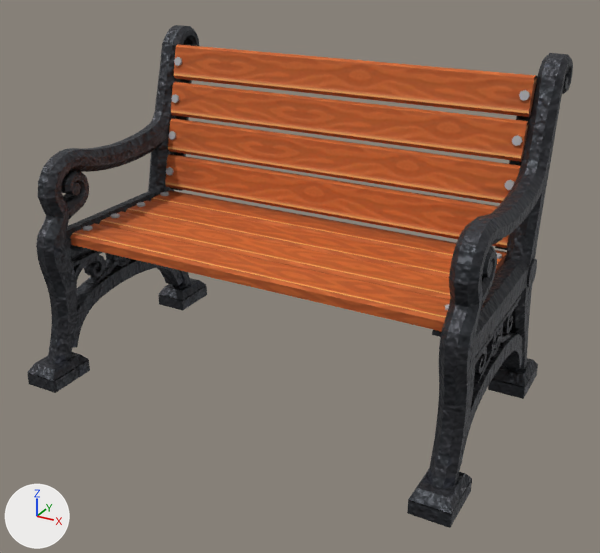
The glTF model lab/park-bench/models/houdini_park_bench.glb: old version first, new version second.
The view is the same before and after, from a camera (50 mm lens) standing at (1.193, -2.1, 1.418) and looking at (0.058, -0.037, 0.386). Every picture has the same lights, and +X, +Y and +Z are marked at lower left. The first picture is the older version. Objects named as collision shapes, trigger or cutter boxes, shadow casters or lower levels of detail are left out. Vertices at exactly the same position are counted once.

In view in the first picture: 'LOD0'.
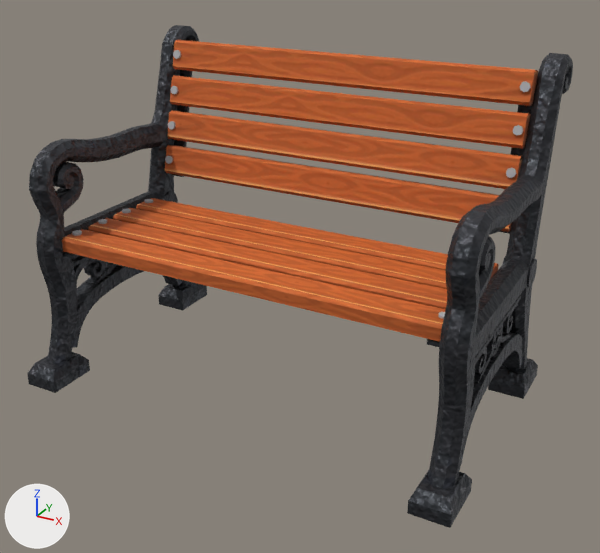
Changed parts and their boxes [x1, y1, x2, y2] in the pictures (600 x 553 px; the box of a moved part takes in the faces that stretch with it):
part 1 of me_lod0, rebuilt: before [70, 223, 450, 331]; after [62, 229, 446, 342]
part 2 of me_lod0, rebuilt (8% shorter): before [99, 212, 450, 300]; after [113, 208, 447, 289]
part 3 of me_lod0, rebuilt: before [126, 201, 452, 278]; after [136, 198, 499, 279]
part 4 of me_lod0, rebuilt (7% shorter): before [165, 154, 510, 248]; after [165, 145, 511, 232]
part 5 of me_lod0, rebuilt (7% shorter): before [168, 119, 521, 203]; after [167, 111, 523, 189]
part 6 of me_lod0, added: after [88, 218, 447, 309]
part 7 of me_lod0, added: after [173, 40, 538, 106]
part 8 of me_lod0, moved or reshaped: before [27, 40, 553, 515]; after [29, 69, 553, 379]
part 9 of me_lod0, surface changed: before [36, 51, 540, 349]; after [37, 75, 467, 336]
part 10 of me_lod0, recoloured: [69, 36, 543, 390] in both

The change, as a list of edits to the scene's bpy script:
```text
Change me_lod0:
    used by ob_lod0; location = (0.0, 0.0, 0.0)
    remove me_lod0.from_pydata(...)  # 3582 vertices, 7188 faces; spans x -0.722..0.722, y -0.462..0.462, z 0.0..1.046
    add me_lod0.from_pydata(...)  # 3454 vertices, 6924 faces; spans x -0.722..0.722, y -0.462..0.462, z 0.0..1.046
    me_lod0 part 1: the loose piece of 74 vertices spanning x -0.625..0.625, y -0.297..-0.175, z 0.451..0.494 is rebuilt with 74 vertices and now spans x -0.625..0.625, y -0.335..-0.235, z 0.442..0.494
    me_lod0 part 2: the loose piece of 74 vertices spanning x -0.625..0.625, y -0.163..-0.041, z 0.451..0.494 is rebuilt with 74 vertices and now spans x -0.625..0.625, y -0.095..0.005, z 0.442..0.494
    me_lod0 part 3: the loose piece of 74 vertices spanning x -0.625..0.625, y -0.029..0.093, z 0.451..0.494 is rebuilt with 74 vertices and now spans x -0.625..0.625, y 0.025..0.125, z 0.442..0.494
    me_lod0 part 4: the loose piece of 74 vertices spanning x -0.625..0.625, y 0.195..0.255, z 0.499..0.618 is rebuilt with 74 vertices and now spans x -0.625..0.625, y 0.197..0.262, z 0.548..0.653
    me_lod0 part 5: the loose piece of 74 vertices spanning x -0.625..0.625, y 0.224..0.284, z 0.624..0.743 is rebuilt with 74 vertices and now spans x -0.625..0.625, y 0.225..0.29, z 0.666..0.772
    me_lod0 part 6: a new loose piece of 74 vertices spanning x -0.625..0.625, y -0.215..-0.115, z 0.442..0.494
    me_lod0 part 7: a new loose piece of 74 vertices spanning x -0.625..0.625, y 0.28..0.345, z 0.903..1.009
    me_lod0 part 8: 91 vertices moved from x -0.7..0.7, y -0.392..0.305, z 0.404..0.985 to x -0.7..0.7, y -0.392..0.318, z 0.405..0.883; 1026 vertices removed from x -0.722..0.722, y -0.462..0.392, z 0.04..0.992; 750 vertices added at x -0.7..0.7, y -0.392..0.359, z 0.375..0.99
    me_lod0 part 9: 39 kept faces spanning x -0.7..0.7, y -0.383..0.318, z 0.467..0.89 get new texture (UV) coordinates
    me_lod0 part 10: 661 kept faces spanning x -0.707..0.722, y -0.438..0.436, z 0.0..1.037 get new vertex colours; the middle colour goes from light grey #c8c8c8 to light grey #cacaca
```
